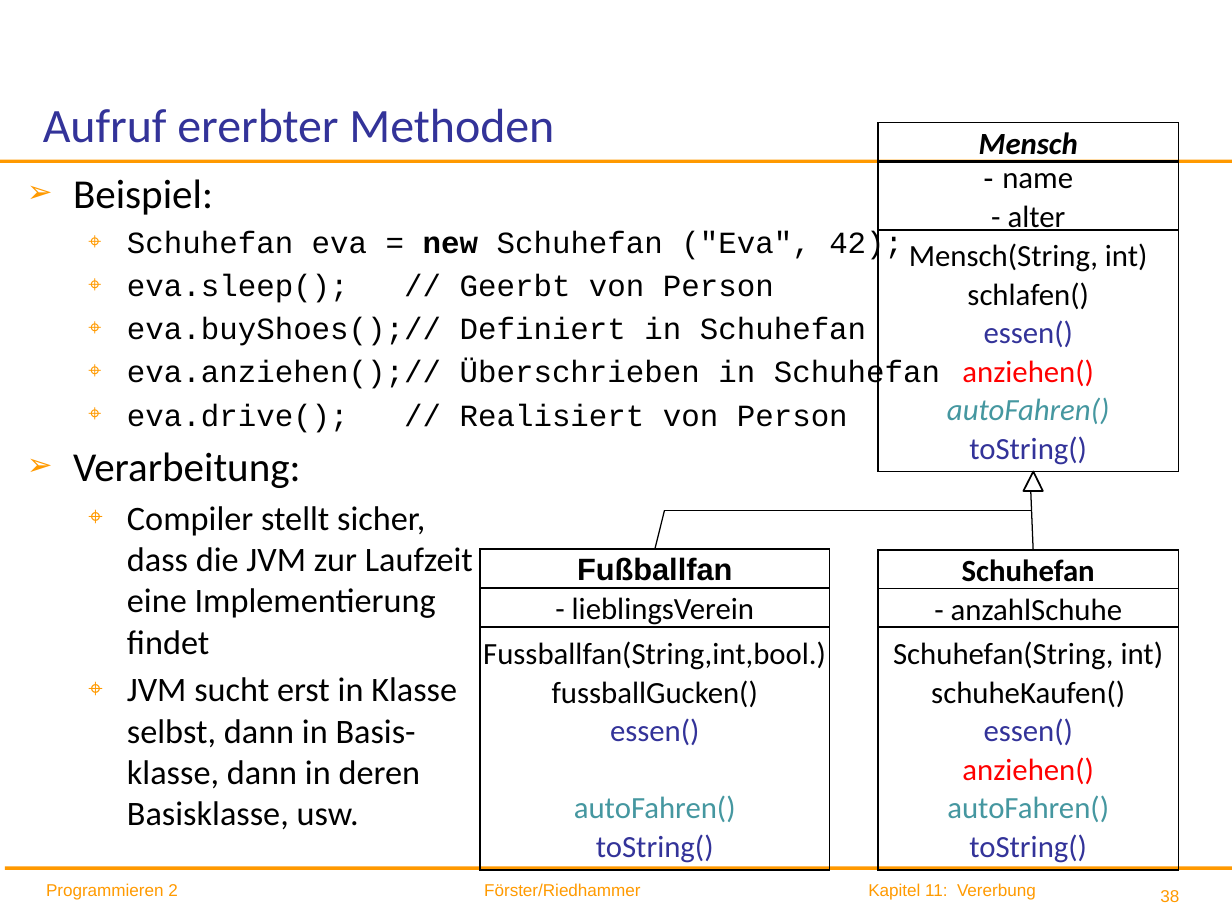
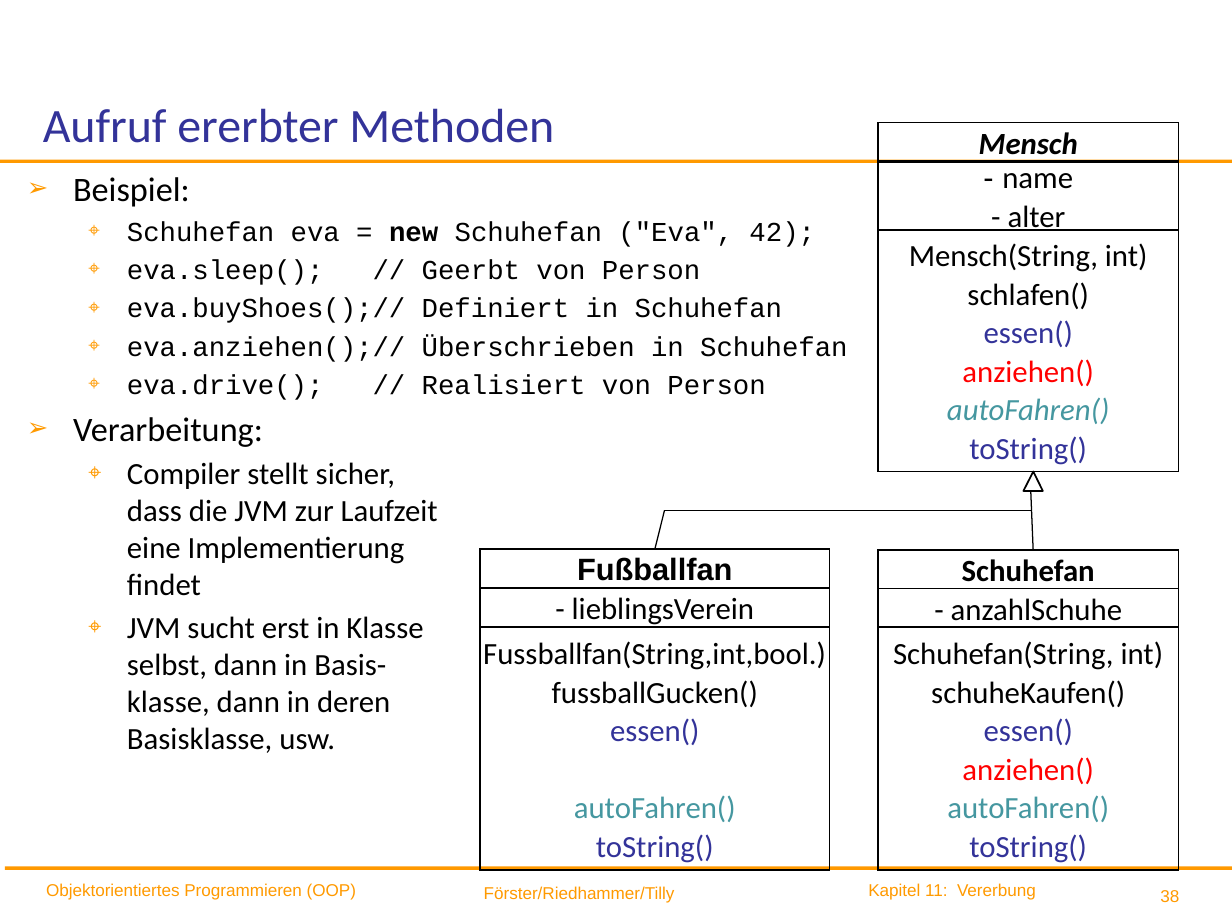
Before and after one commit to ingexue/hsro-wif-oop.github.io, a slide deck: slide 38 of 11-vererbung/vererbung.pptx. Drawn at 1232x924 pixels with LibreOffice and Linux fonts; fonts in the diff are those of the drawing; background and template pictures are left out. Boxes give left, top, right and bottom in pixels: in the first picture for what was removed or moved away, otherwise in the second. Text is boxed around its words. In the diff, an @@ line names an element or a change of style, - is before the commit and + after.

```diff
--- a/11-vererbung/vererbung.pptx
+++ b/11-vererbung/vererbung.pptx
@@ text "Beispiel:" at box(73, 177, 847, 753): size 24 to 20 pt in "Beispiel:", "Verarbeitung:"; size 18 to 16 pt in "Schuhefan eva = new Schuhefan ("Eva", 42);", "eva.sleep(); // Geerbt von Person", "eva.buyShoes();// Definiert in Schuhefan", "eva.anziehen();// Überschrieben in Schuhefan" and 1 more places; size 20 to 18 pt in "Compiler stellt sicher, dass die JVM zur ...", "JVM sucht erst in Klasse selbst, dann ..." @@
@@ text at box(46, 883, 356, 900): text changed @@
-Programmieren 2
+Objektorientiertes Programmieren (OOP)
@@ text at box(484, 886, 675, 903): text changed @@
-Förster/Riedhammer
+Förster/Riedhammer/Tilly
```
Also in this commit, not shown: 74 other slides changed, 4 other files.
